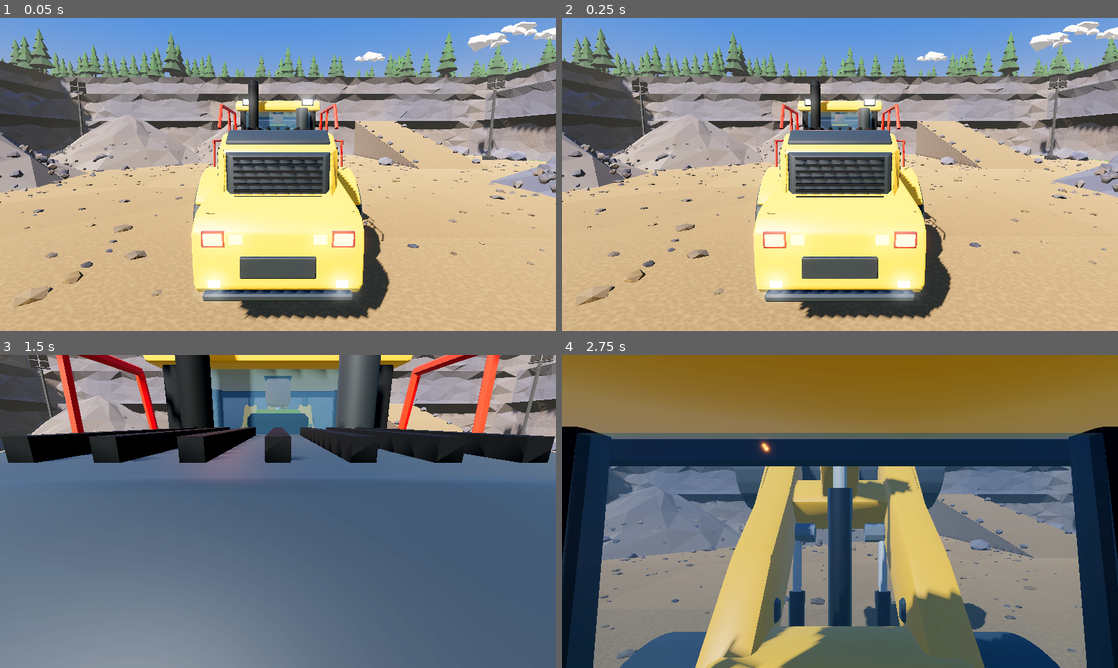
Above: before the commit, frames 1-4 (two rows, left to right).
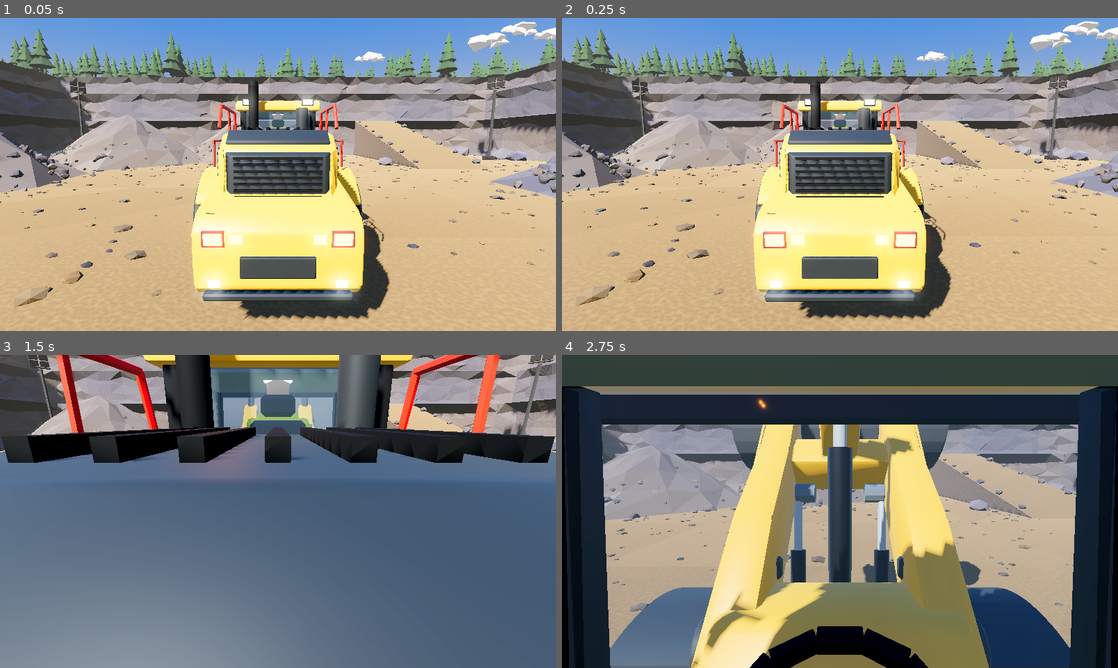
Above: after the commit, the same moments.

Repository: zooper/dirt-work
Game: Godot game, scene res://scenes/levels/quarry.tscn
Two runs of this game, one before a commit and one after it. Both use one fixed random seed, a clock stepped at 60 frames per second and the inputs below.
Inputs (mouse positions are in pixels of both pictures, inside the frame that each line leads up to):
- Up to frame 1 (0.05 s): no input
- Up to frame 2 (0.25 s): no input
- Up to frame 3 (1.5 s): tap Enter at 0.5 s; move the mouse to (305, 511) at 0.52 s; hold C (camera_switch) 0.53-1.28 s; hold J (lift_up) from 0.53 s (still down); move the mouse to (250, 511) at 1.27 s; tap C (camera_switch) at 1.35 s
- Up to frame 4 (2.75 s): keep holding J (lift_up); move the mouse to (851, 505) at 2.02 s; hold Page Up (camera_zoom_in) from 2.03 s (still down); tap C (camera_switch) at 2.3 s

The runs differ from the first frame. In frame 1, 0.3% of the frame differs, in the area x 44-56%, y 29-36%; in frame 2, 0.3%; in frame 3, 2.8%; in frame 4, 88%, in the area x 0-100%, y 0-100%.

Commit message:
feat(vehicles): DW-90 pass 3 — full cab interior (dash, screens, wheel, seat, joystick console) and seated hi-vis operator; roof light bar; clearer glass; cab view tilt; cab_detail review shot

Diff:
--- a/scripts/core/follow_camera.gd
+++ b/scripts/core/follow_camera.gd
@@ -24,6 +24,7 @@
 @export var mouse_sensitivity := 0.18     ## degrees per pixel
 @export var zoom_step := 1.5
 @export var capture_mouse := true
+@export var cab_default_pitch := -0.14   ## radians; looks slightly down at dash + bucket
 
 var mode := Mode.CHASE
 var orbit_yaw := 0.0     ## radians relative to behind-the-vehicle (chase)
@@ -57,7 +58,7 @@
 	elif event.is_action_pressed("camera_switch"):
 		mode = Mode.CAB if mode == Mode.CHASE else Mode.CHASE
 		head_yaw = 0.0
-		head_pitch = 0.0
+		head_pitch = cab_default_pitch
 		orbit_yaw = 0.0
 		orbit_pitch = 0.0
 	elif event.is_action_pressed("camera_zoom_in"):
--- a/tools/capture_shots.gd
+++ b/tools/capture_shots.gd
@@ -17,6 +17,7 @@
 	["rear", Vector3(3.0, 3.0, 25.0), Vector3(0.0, 2.0, 10.0), 0.0, 0.0],
 	["bucket_low", Vector3(-9.0, 1.6, 3.0), Vector3(0.0, 1.0, 6.0), -23.0, 0.0],
 	["overview", Vector3(-30, 22, 60), Vector3(0, 2, -10), 0.0, 0.0],
+	["cab_detail", Vector3(-3.4, 3.7, 11.3), Vector3(0.0, 3.3, 11.0), 0.0, 0.0],   # interior through the side glass
 ]
 
 
@@ -57,6 +58,7 @@
 	loader.tilt_angle = -15.0
 	follow.set_process(true)
 	follow.mode = FollowCamera.Mode.CAB
+	follow.head_pitch = follow.cab_default_pitch
 	for i in 20:
 		await process_frame
 	_save(out + "/cab.jpg")
Binary file changed: assets/models/wheel_loader/rear.glb
Not shown, added: docs/reviews/2026-11-11-dw90-pass2/front34.jpg.import
Not shown, added: docs/reviews/2026-11-11-dw90-pass2/hero.jpg.import
Not shown, added: docs/reviews/2026-11-11-dw90-pass2/side.jpg.import
Binary file added: docs/reviews/2026-11-11-dw90-pass3/cab.jpg
Binary file added: docs/reviews/2026-11-11-dw90-pass3/cab_detail.jpg
Binary file added: docs/reviews/2026-11-11-dw90-pass3/hero.jpg
Not shown, added: docs/reviews/2026-11-11-dw90-pass3/REVIEW.md
